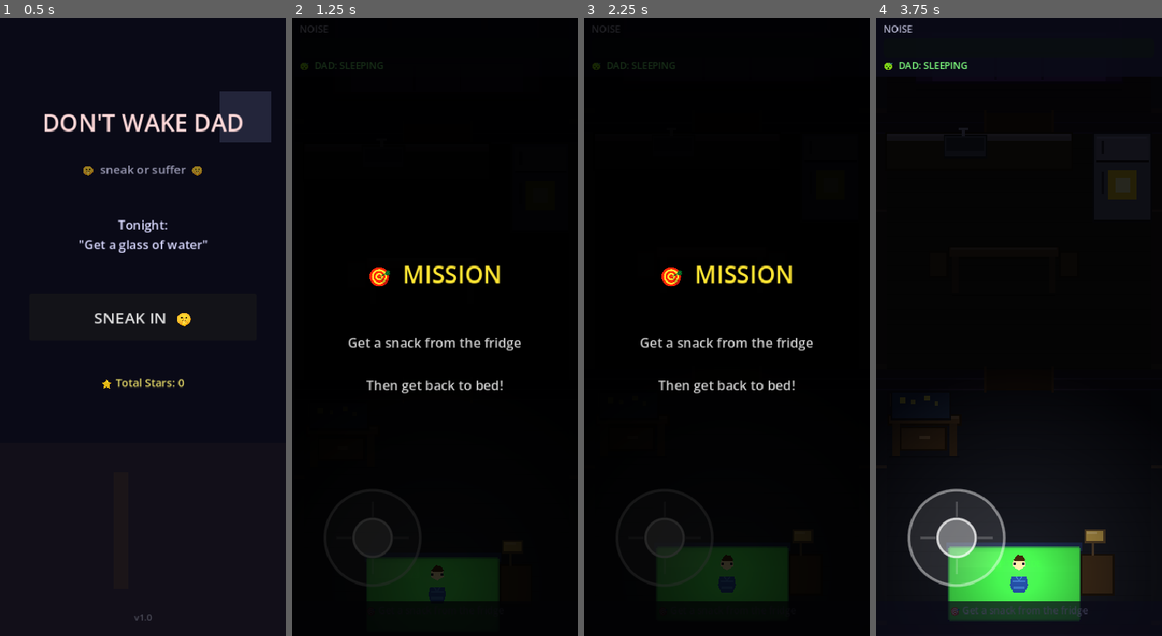
Above: before the commit, frames 1-4 (left to right).
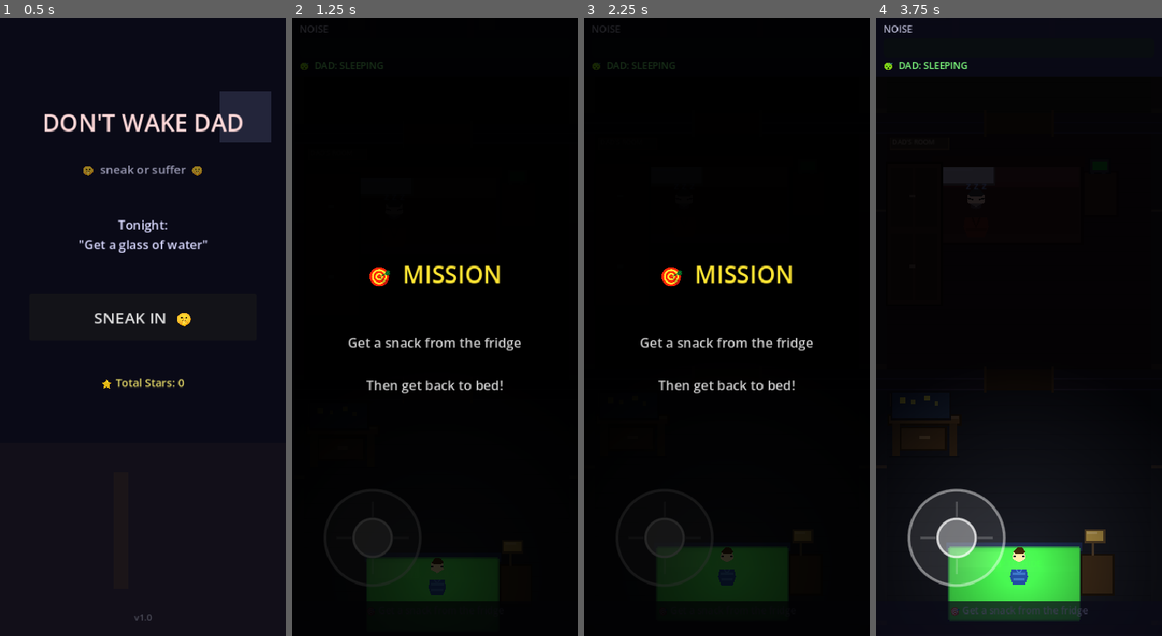
Above: after the commit, the same moments.

Repository: whitzytraiding-max/Game-idea
Game: Godot game, scene res://scenes/main_menu.tscn
Two runs of this game, one before a commit and one after it. Both use one fixed random seed, a clock stepped at 60 frames per second and the inputs below. Sound files missing from this copy of the repository are replaced by a short silence.
Inputs (mouse positions are in pixels of both pictures, inside the frame that each line leads up to):
- Up to frame 1 (0.5 s): no input
- Up to frame 2 (1.25 s): click "SNEAK IN 🤫" at 0.5 s
- Up to frame 3 (2.25 s): tap Enter at 1.25, 2 s; move the mouse to (789, 296) at 1.27 s; click (789, 296) at 1.42 s; drag from (669, 357) to (727, 55) at 2.02 s
- Up to frame 4 (3.75 s): tap Enter at 2.75, 3.5 s; move the mouse to (1047, 191) at 2.77 s; click (1047, 191) at 2.92 s; drag from (1004, 450) to (978, 153) at 3.52 s

Frame 1 is identical in both runs. In frame 2, 0.2% of the frame differs, in the area x 47-54%, y 87-95%; in frame 3, 0.2%; in frame 4, 1.4%, in the area x 23-95%, y 18-93%.

Commit message:
Fix Dad not chasing — layout + speed both broken
Layout fix: Dad's Room is now second from bottom (directly above Kid's
Room), so Dad starts ~350px from the player instead of 1200px. The
objective rooms are at the top of the house — player must sneak PAST
Dad's Room to reach them.

Speed fix: Dad's chase speed was 68px/s (run 1), slower than the player
who walks at 90px/s. Now 106px/s at run 1 — faster than walking, so
the player must actually hide instead of just running away.

Co-Authored-By: Claude Sonnet 4.6 <noreply@anthropic.com>

Diff:
--- a/dont-wake-dad/autoload/DifficultyManager.gd
+++ b/dont-wake-dad/autoload/DifficultyManager.gd
@@ -1,8 +1,8 @@
 extends Node
 
 var config := {
-	"dad_base_speed": 55.0,
-	"dad_chase_multiplier": 1.15,
+	"dad_base_speed": 78.0,
+	"dad_chase_multiplier": 1.30,
 	"noise_decay_rate": 10.0,
 	"event_interval_min": 10.0,
 	"event_interval_max": 18.0,
@@ -14,10 +14,11 @@
 
 func update_for_run(run_index: int) -> void:
 	var r := float(run_index)
-	# Player walks at 90px/s. Dad starts slower so early runs are winnable.
-	# By run ~8 dad hits 75 * 1.55 = ~116px/s and becomes truly dangerous.
-	config["dad_base_speed"]        = 55.0 + r * 2.5
-	config["dad_chase_multiplier"]  = minf(1.15 + r * 0.04, 1.9)
+	# Player walks 90px/s, creeps 40px/s.
+	# Run 1: 80 * 1.32 = ~106px/s — faster than player walk, must hide not run.
+	# Run 8: 96 * 1.56 = ~150px/s — unavoidable without hiding.
+	config["dad_base_speed"]        = 78.0 + r * 2.2
+	config["dad_chase_multiplier"]  = minf(1.30 + r * 0.04, 2.2)
 	config["noise_decay_rate"]      = maxf(10.0 - r * 0.3, 4.0)
 	config["event_interval_min"]    = maxf(10.0 - r * 0.4, 5.0)
 	config["event_interval_max"]    = maxf(18.0 - r * 0.5, 8.0)
--- a/dont-wake-dad/scripts/house_generator.gd
+++ b/dont-wake-dad/scripts/house_generator.gd
@@ -27,8 +27,12 @@
 		middle.append(pool[i])
 	middle.shuffle()
 
-	var rooms: Array = ["dads_room"] + middle + ["kids_room"]
-	var total_h: float = rooms.size() * ROOM_H
+	# Objective rooms at TOP, Dad's Room just above Kid's Room at BOTTOM.
+	# This puts Dad close to the player (matching original level feel) and
+	# forces the player to sneak PAST Dad to reach the objective.
+	var rooms: Array = middle + ["dads_room", "kids_room"]
+	var n: int = rooms.size()
+	var total_h: float = float(n) * ROOM_H
 
 	var root := Node2D.new()
 	root.name = "GeneratedHouse"
@@ -39,22 +43,25 @@
 	bg.color = Color(0.06, 0.06, 0.10, 1.0)
 	root.add_child(bg)
 
-	for i in range(rooms.size()):
+	for i in range(n):
 		var rtype: String = rooms[i]
 		var y_off: float = float(i) * ROOM_H
 		var north_door: bool = (i > 0)
-		var south_door: bool = (i < rooms.size() - 1)
+		var south_door: bool = (i < n - 1)
 		var is_obj: bool = (rtype == required_room)
 		_build_room(root, rtype, y_off, north_door, south_door, is_obj)
 
+	# PlayerStart — near bed at bottom of Kid's Room
 	var ps := Node2D.new()
 	ps.name = "PlayerStart"
-	ps.position = Vector2(ROOM_W * 0.5, float(rooms.size() - 1) * ROOM_H + ROOM_H * 0.78)
+	ps.position = Vector2(ROOM_W * 0.5, float(n - 1) * ROOM_H + ROOM_H * 0.75)
 	root.add_child(ps)
 
+	# DadStart — near south door of Dad's Room so he's close to the player
+	var dad_y: float = float(n - 2) * ROOM_H
 	var ds := Node2D.new()
 	ds.name = "DadStart"
-	ds.position = Vector2(ROOM_W * 0.3, ROOM_H * 0.32)
+	ds.position = Vector2(ROOM_W * 0.35, dad_y + ROOM_H * 0.38)
 	root.add_child(ds)
 
 	return root
